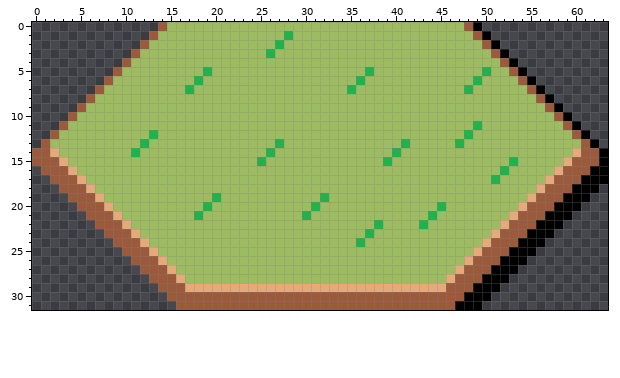
Pixel-art sprite: sprites/tile-blank.png. Above: the version before the commit.
The file is 64x32 pixels.
The result:
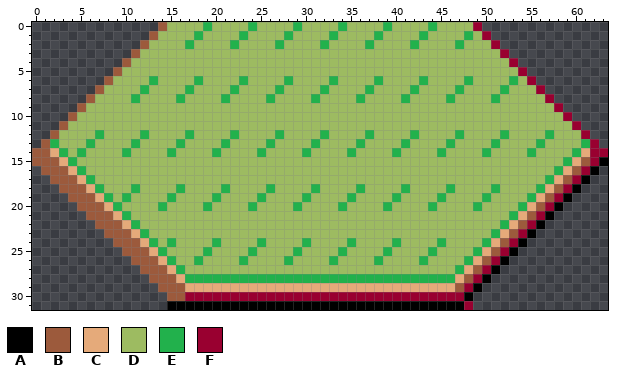
Palette (. is transparent): A #000000  B #9c5a3c  C #e5aa7a  D #9dbb61  E #22b14c  F #990030
Edits made:
y 0: x 19 D -> E; x 24 D -> E; x 29 D -> E; x 34 D -> E; x 39 D -> E; x 44 D -> E; x 48..49 BA -> DF
y 1: x 18 D -> E; x 23 D -> E; x 33 D -> E; x 38 D -> E; x 43 D -> E; x 48..50 DBA -> EDF
y 2: x 17 D -> E; x 22 D -> E; x 32 D -> E; x 37 D -> E; x 42 D -> E; x 47 D -> E; x 50..51 BA -> DF
y 3: x 26 E -> D; x 51..52 BA -> DF
y 4: x 52..53 BA -> DF
y 5: x 19 E -> D; x 37 E -> D; x 50 E -> D; x 53..54 BA -> DF
y 6: x 13 D -> E; x 23 D -> E; x 28 D -> E; x 33 D -> E; x 36 E -> D; x 38 D -> E; x 43 D -> E; x 48..49 DE -> ED; x 53..55 DBA -> EDF
y 7: x 12 D -> E; x 22 D -> E; x 27 D -> E; x 32 D -> E; x 35 E -> D; x 37 D -> E; x 42 D -> E; x 47..48 DE -> ED; x 52 D -> E; x 55..56 BA -> DF
y 8: x 11 D -> E; x 16 D -> E; x 21 D -> E; x 26 D -> E; x 31 D -> E; x 36 D -> E; x 41 D -> E; x 46 D -> E; x 51 D -> E; x 56..57 BA -> DF
y 9: x 57..58 BA -> DF
y 10: x 58..59 BA -> DF
y 11: x 49 E -> D; x 59..60 BA -> DF
y 12: x 7 D -> E; x 12..13 DE -> ED; x 17 D -> E; x 22 D -> E; x 27 D -> E; x 32 D -> E; x 37 D -> E; x 42 D -> E; x 47..48 DE -> ED; x 52 D -> E; x 57 D -> E; x 60..61 BA -> DF
y 13: x 2 D -> E; x 6 D -> E; x 11..12 DE -> ED; x 16 D -> E; x 21 D -> E; x 26..27 DE -> ED; x 31 D -> E; x 36 D -> E; x 46..47 DE -> ED; x 51 D -> E; x 56 D -> E; x 61..62 BA -> EF
y 14: x 3 D -> E; x 5 D -> E; x 10..11 DE -> ED; x 15 D -> E; x 20 D -> E; x 25..26 DE -> ED; x 30 D -> E; x 35 D -> E; x 45 D -> E; x 50 D -> E; x 55 D -> E; x 60..63 CBBA -> ECFF
y 15: x 4 D -> E; x 25 E -> D; x 39 E -> D; x 53 E -> D; x 59..60 CB -> EC; x 62 B -> F
y 16: x 5 D -> E; x 52 E -> D; x 58..59 CB -> EC; x 61 B -> F; x 63 A -> .
y 17: x 6 D -> E; x 51 E -> D; x 57..58 CB -> EC; x 60 B -> F; x 62..63 AA -> ..
y 18: x 7 D -> E; x 11 D -> E; x 16 D -> E; x 21 D -> E; x 26 D -> E; x 31 D -> E; x 36 D -> E; x 41 D -> E; x 46 D -> E; x 51 D -> E; x 56..57 CB -> EC; x 59 B -> F; x 61..62 AA -> ..
y 19: x 8 D -> E; x 10 D -> E; x 15 D -> E; x 25 D -> E; x 30 D -> E; x 32 E -> D; x 35 D -> E; x 40 D -> E; x 45 D -> E; x 50 D -> E; x 55..56 CB -> EC; x 58 B -> F; x 60..61 AA -> ..
y 20: x 9 D -> E; x 14 D -> E; x 24 D -> E; x 29 D -> E; x 31 E -> D; x 34 D -> E; x 39 D -> E; x 44..45 DE -> ED; x 49 D -> E; x 54..55 CB -> EC; x 57 B -> F; x 59..60 AA -> ..
y 21: x 10 D -> E; x 18 E -> D; x 30 E -> D; x 44 E -> D; x 53..54 CB -> EC; x 56 B -> F; x 58..59 AA -> ..
y 22: x 11 D -> E; x 38 E -> D; x 43 E -> D; x 52..53 CB -> EC; x 55 B -> F; x 57..58 AA -> ..
y 23: x 12 D -> E; x 37 E -> D; x 51..52 CB -> EC; x 54 B -> F; x 56..57 AA -> ..
y 24: x 13 D -> E; x 15 D -> E; x 20 D -> E; x 25 D -> E; x 30 D -> E; x 35..36 DE -> ED; x 40 D -> E; x 45 D -> E; x 50..51 CB -> EC; x 53 B -> F; x 55..56 AA -> ..
y 25: x 14 D -> E; x 19 D -> E; x 24 D -> E; x 29 D -> E; x 34 D -> E; x 39 D -> E; x 44 D -> E; x 49..50 CB -> EC; x 52 B -> F; x 54..55 AA -> ..
y 26: x 15 D -> E; x 18 D -> E; x 23 D -> E; x 28 D -> E; x 33 D -> E; x 38 D -> E; x 43 D -> E; x 48..49 CB -> EC; x 51 B -> F; x 53..54 AA -> ..
y 27: x 16 D -> E; x 47..48 CB -> EC; x 50 B -> F; x 52..53 AA -> ..
y 28: x 17..47 DDDDDDDDDDDDDDDDDDDDDDDDDDDDDCB -> EEEEEEEEEEEEEEEEEEEEEEEEEEEEEEC; x 49 B -> F; x 51..52 AA -> ..
y 29: x 46 B -> C; x 48 B -> F; x 50..51 AA -> ..
y 30: x 17..47 BBBBBBBBBBBBBBBBBBBBBBBBBBBBBBB -> FFFFFFFFFFFFFFFFFFFFFFFFFFFFFFF; x 49..50 AA -> ..
y 31: x 15..46 .BBBBBBBBBBBBBBBBBBBBBBBBBBBBBBB -> AAAAAAAAAAAAAAAAAAAAAAAAAAAAAAAA; x 48..49 AA -> F.
